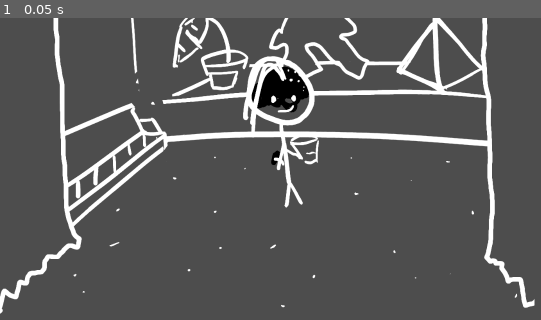
Above: before the commit, frame 1.
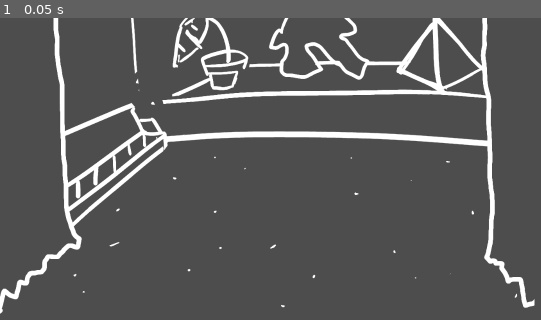
Above: after the commit, the same moment.

Repository: MarmadileManteater/Anxiety-Game
Game: Godot game, scene res://scenes/looking_at_pit/looking_at_pit.tscn
The game is run twice, just before and just after one commit, with the same random seed, the same clock (stepped at 60 frames per second) and the same inputs. This scene is started directly instead of the project's main scene.
Inputs:
- Up to frame 1 (0.05 s): no input

The runs differ from the first frame. In frame 1, 2.6% of the frame differs, in the area x 44-59%, y 12-63%.
Error in both runs: Invalid access to property or key 'joyfriend_has_gone_pee' on a base object of type 'Nil'. (res://scenes/looking_at_pit/looking_at_pit.gd:6)

Commit message:
Add animations for bandmate

Diff:
--- a/project/scenes/looking_at_pit/looking_at_pit.gd
+++ b/project/scenes/looking_at_pit/looking_at_pit.gd
@@ -16,6 +16,7 @@
 				if index == 1:
 					$Dialog.clear_title()
 				if index == 3:
+					$Bandmate/AnimationPlayer.play("fade_in")
 					$Dialog.set_title("another human")
 				if index == 4:
 					$Dialog.clear_title()
@@ -50,6 +51,7 @@
 				if index == 29:
 					$Dialog.set_title("another human")
 				if index == 30:
+					$Bandmate/AnimationPlayer.play_backwards("fade_in")
 					$Dialog.set_title("joyfriend")
 				if index == 31:
 					$Dialog.clear_title()
--- a/project/scenes/looking_at_pit/looking_at_pit.tscn
+++ b/project/scenes/looking_at_pit/looking_at_pit.tscn
@@ -4,6 +4,43 @@
 [ext_resource type="Texture2D" uid="uid://cw33eev0wwdgl" path="res://assets/screens/looking-into-pit-early.png" id="1_td7m7"]
 [ext_resource type="Texture2D" uid="uid://b5omc8mdbg65t" path="res://assets/sprites/musician.png" id="2_hirbe"]
 [ext_resource type="PackedScene" uid="uid://ckyxxwa5kygcv" path="res://scenes/text_box/text_box.tscn" id="4_3mxp7"]
+
+[sub_resource type="Animation" id="Animation_3mxp7"]
+length = 0.001
+tracks/0/type = "value"
+tracks/0/imported = false
+tracks/0/enabled = true
+tracks/0/path = NodePath(".:self_modulate")
+tracks/0/interp = 1
+tracks/0/loop_wrap = true
+tracks/0/keys = {
+"times": PackedFloat32Array(0),
+"transitions": PackedFloat32Array(1),
+"update": 0,
+"values": [Color(1, 1, 1, 0)]
+}
+
+[sub_resource type="Animation" id="Animation_gmun7"]
+resource_name = "fade_in"
+length = 0.5
+tracks/0/type = "value"
+tracks/0/imported = false
+tracks/0/enabled = true
+tracks/0/path = NodePath(".:self_modulate")
+tracks/0/interp = 1
+tracks/0/loop_wrap = true
+tracks/0/keys = {
+"times": PackedFloat32Array(0, 0.5),
+"transitions": PackedFloat32Array(1, 1),
+"update": 0,
+"values": [Color(1, 1, 1, 0), Color(1, 1, 1, 1)]
+}
+
+[sub_resource type="AnimationLibrary" id="AnimationLibrary_fr4cy"]
+_data = {
+&"RESET": SubResource("Animation_3mxp7"),
+&"fade_in": SubResource("Animation_gmun7")
+}
 
 [node name="LookingAtPit" type="Node2D" unique_id=672502524]
 script = ExtResource("1_hirbe")
@@ -13,10 +50,14 @@
 position = Vector2(684, 384)
 texture = ExtResource("1_td7m7")
 
-[node name="Sprite2D" type="Sprite2D" parent="." unique_id=1982893111]
+[node name="Bandmate" type="Sprite2D" parent="." unique_id=1982893111]
+self_modulate = Color(1, 1, 1, 0)
 position = Vector2(719, 291)
 texture = ExtResource("2_hirbe")
 
+[node name="AnimationPlayer" type="AnimationPlayer" parent="Bandmate" unique_id=475716958]
+libraries/ = SubResource("AnimationLibrary_fr4cy")
+
 [node name="Dialog" parent="." unique_id=2128977019 instance=ExtResource("4_3mxp7")]
 position = Vector2(686, 617)
-text = PackedStringArray("hey, babe\\ni\'m gonna go try to f …(996 unchanged characters)…  doing alright? You look shaken.", "Yeah", "I am alright.")
+text = PackedStringArray("hey, babe\\ni\'m gonna go try to f …(996 unchanged characters)…  doing alright? You look shaken.", "Yeah.", "I am doing alright.")
